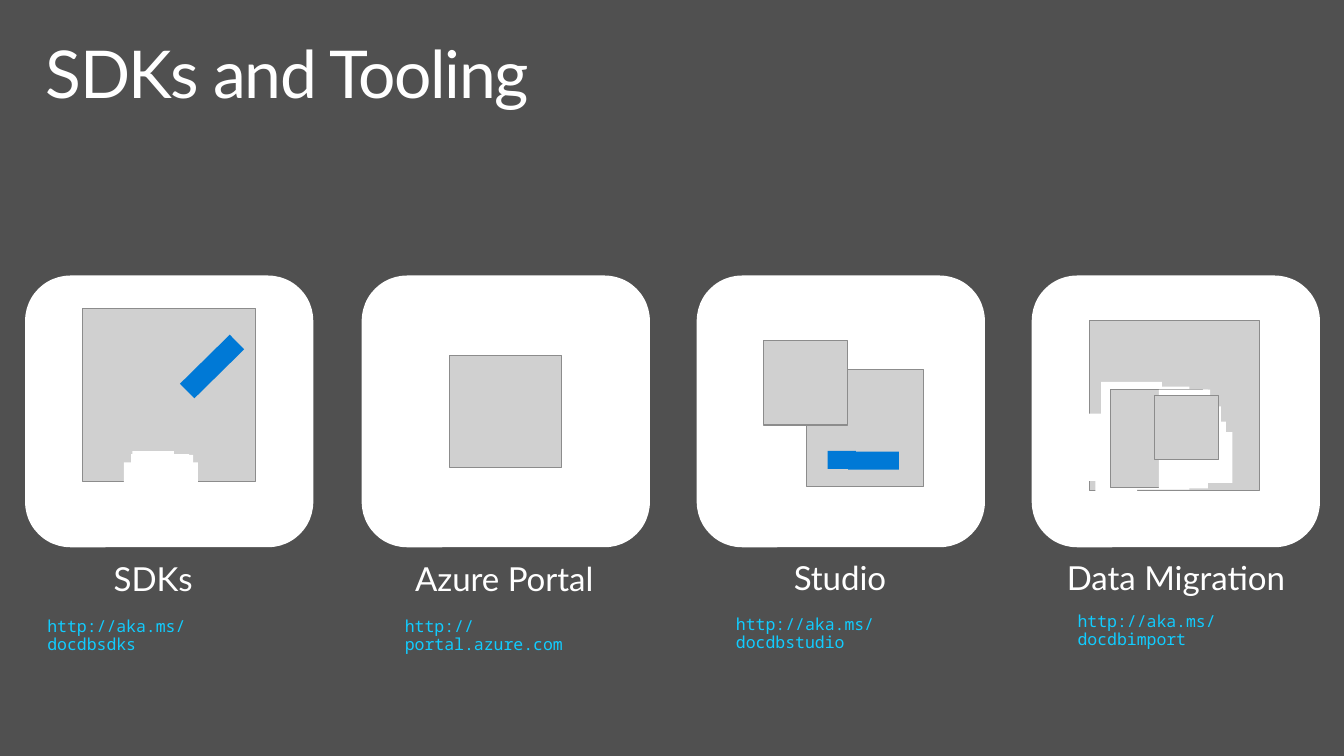
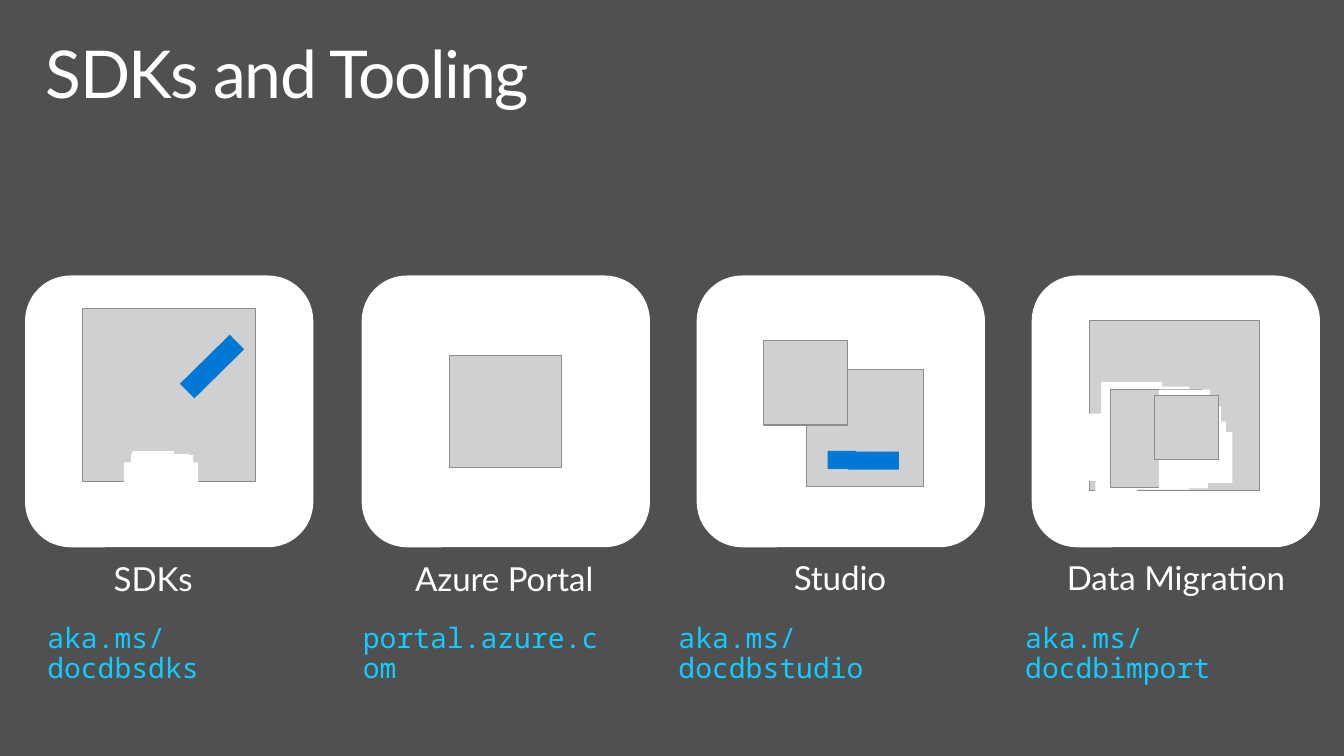
Before and after one commit to dmakogon/nosqlnow2015, a slide deck: slide 13 of indexing-nirvana.pptx. Drawn at 1344x756 pixels with LibreOffice and Linux fonts; fonts in the diff are those of the drawing; grey boxes stand for pictures; background and template pictures are left out. Boxes give left, top, right and bottom in pixels: in the first picture for what was removed or moved away, otherwise in the second. Text is boxed around its words. In the diff, an @@ line names an element or a change of style, - is before the commit and + after.

Commit message:
updated link fonts on sdk page

```diff
--- a/indexing-nirvana.pptx
+++ b/indexing-nirvana.pptx
@@ text at box(47, 626, 198, 679): text changed; size 11.8 to 20 pt @@
-http://aka.ms/docdbsdks
+aka.ms/docdbsdks
@@ text at box(363, 626, 598, 655): text changed; size 11.8 to 20 pt @@
-http://portal.azure.com
+portal.azure.com
@@ text at box(678, 626, 863, 679): text changed; size 11.8 to 20 pt @@
-http://aka.ms/docdbstudio
+aka.ms/docdbstudio
@@ text at box(1025, 626, 1210, 685): text changed; size 11.8 to 20 pt @@
-http://aka.ms/docdbimport
+aka.ms/docdbimport
```
